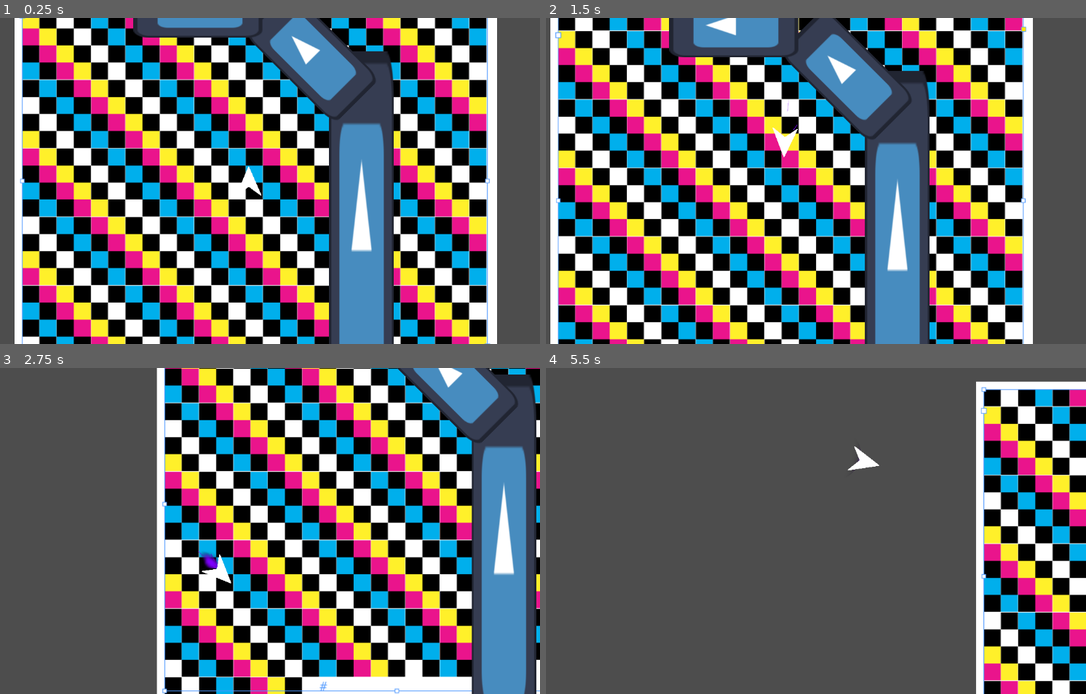
Above: before the commit, frames 1-4 (two rows, left to right).
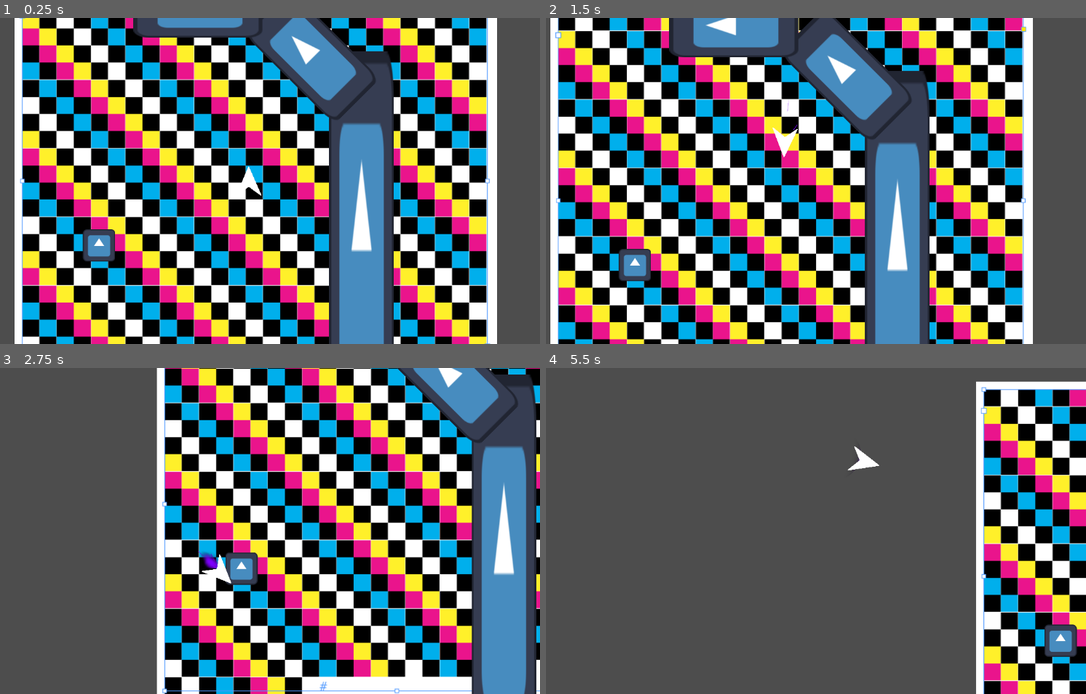
Above: after the commit, the same moments.

Repository: ParadoxArcher/Angle_Advantage
Game: Godot game, scene res://Scenes/GameScene.tscn
Two runs of this game, one before a commit and one after it. Both use one fixed random seed, a clock stepped at 60 frames per second and the inputs below. The engine's default icon, where the game draws it, is replaced by a stand-in: a white triangle on a blue panel in a dark square.
Inputs:
- Up to frame 1 (0.25 s): no input
- Up to frame 2 (1.5 s): tap Enter at 0.5 s; hold D (RotateRight) 0.53-1.28 s; hold W (Boost) 0.53-1.28 s; hold S (Back) from 1.28 s (still down); tap Space (Dodge) at 1.35 s
- Up to frame 3 (2.75 s): release S (Back) at 2.03 s; hold D (RotateRight) from 2.03 s (still down); hold W (Boost) from 2.03 s (still down)
- Up to frame 4 (5.5 s): release W (Boost) at 2.78 s; tap Space (Dodge) at 2.85, 4.35 s; release D (RotateRight) at 3.53 s; hold W (Boost) 3.53-4.28 s; hold A (RotateLeft) 3.53-5.03 s; hold S (Back) from 5.03 s (still down); hold W (Boost) from 5.03 s (still down)

The runs differ from the first frame. In frame 1, 0.6% of the frame differs, in the area x 15-22%, y 64-75%; in frame 2, 0.6%; in frame 3, 0.6%; in frame 4, 0.6%, in the area x 92-99%, y 78-89%.

Commit message:
vault backup: 2025-03-21 09:50:24

Diff:
--- a/zProject Files/Godot/Scenes/BoostDetection.gd
+++ b/zProject Files/Godot/Scenes/BoostDetection.gd
@@ -4,13 +4,12 @@
 
 func _on_body_shape_entered(body_rid, body, body_shape_index, local_shape_index):
 
-	#var bodyTransform = body.transform
-	print(str(body.transform))
 	var shapeRID = PhysicsServer2D.body_get_shape(body_rid, body_shape_index)
+	var bodyTransform = body.transform
+	var localTransform = PhysicsServer2D.body_get_shape_transform(body_rid, body_shape_index)
 	var shapeType = PhysicsServer2D.shape_get_type(shapeRID)
-	var localTransform = PhysicsServer2D.body_get_shape_transform(body_rid, body_shape_index)
 	var shapeData = PhysicsServer2D.shape_get_data(shapeRID)
-	ColliderInfo[shapeRID] = [shapeType, localTransform, shapeData]
+	ColliderInfo[shapeRID] = [bodyTransform, localTransform, shapeType, shapeData]
 
 
 func _physics_process(_delta):
--- a/zProject Files/Godot/Scenes/GameScene.tscn
+++ b/zProject Files/Godot/Scenes/GameScene.tscn
@@ -1,8 +1,9 @@
-[gd_scene load_steps=7 format=3 uid="uid://ctvqdcv7mbg4f"]
+[gd_scene load_steps=8 format=3 uid="uid://ctvqdcv7mbg4f"]
 
 [ext_resource type="PackedScene" uid="uid://u7p1uxpg5mr5" path="res://Scenes/Player.tscn" id="1_h4wmg"]
 [ext_resource type="Texture2D" uid="uid://dagthc88af6g6" path="res://Assets/CMYKCheckerboard1.png" id="2_3lpfc"]
 [ext_resource type="Texture2D" uid="uid://bsoxmb2pwe8tu" path="res://Assets/icon.svg" id="3_s4jx2"]
+[ext_resource type="Script" path="res://Scenes/Icon.gd" id="4_1n2lv"]
 
 [sub_resource type="RectangleShape2D" id="RectangleShape2D_mdej7"]
 size = Vector2(255, 1537)
@@ -82,3 +83,8 @@
 [node name="Sprite2D" type="Sprite2D" parent="StaticBody2D3"]
 scale = Vector2(2, 4)
 texture = ExtResource("3_s4jx2")
+
+[node name="Icon" type="Sprite2D" parent="."]
+position = Vector2(-592, 253)
+texture = ExtResource("3_s4jx2")
+script = ExtResource("4_1n2lv")
--- /dev/null
+++ b/zProject Files/Godot/Scenes/Icon.gd
@@ -0,0 +1,11 @@
+extends Sprite2D
+
+
+# Called when the node enters the scene tree for the first time.
+func _ready():
+	print(transform)
+
+
+# Called every frame. 'delta' is the elapsed time since the previous frame.
+func _process(delta):
+	pass
Not shown, changed: .obsidian/workspace.json
